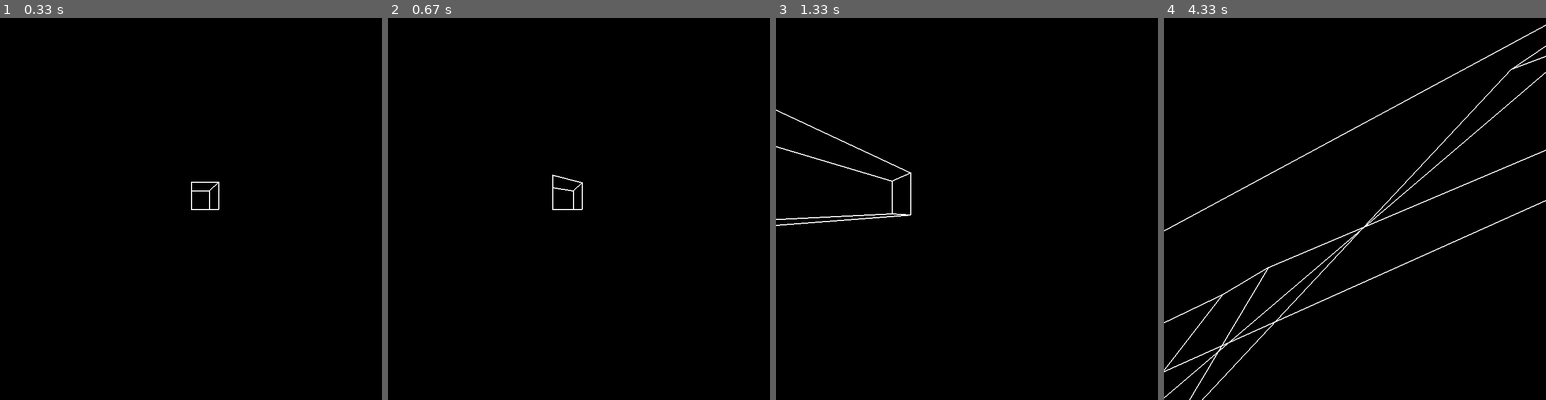
Above: before the commit, frames 1-4 (left to right).
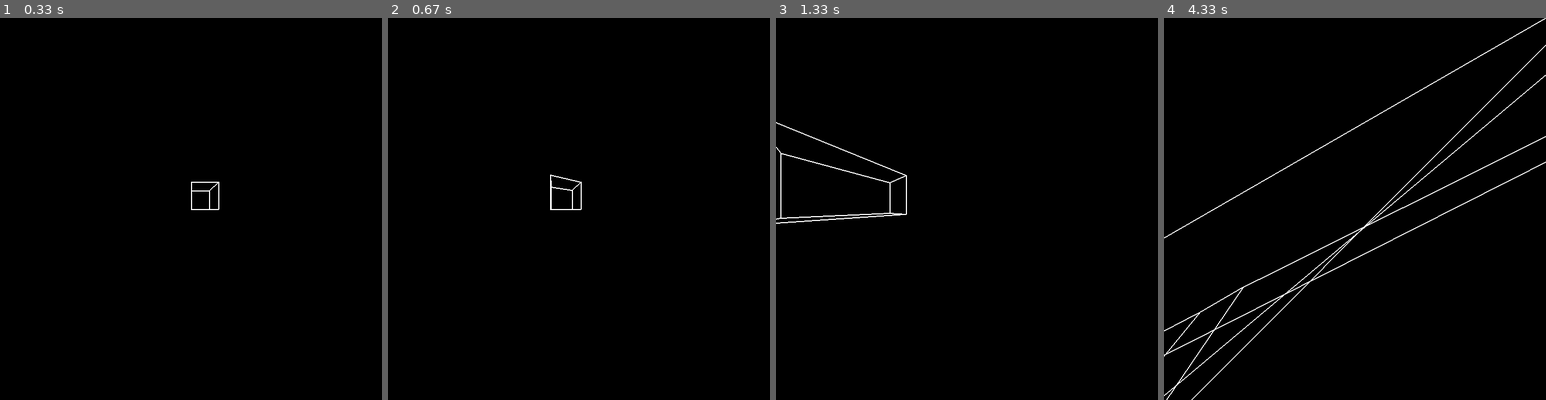
Above: after the commit, the same moments.

Repository: Anthony-Gambale/Pygame-3D
Game: pygame game, started from src/main.py
The game is run twice, just before and just after one commit, with the same random seed, the same clock (stepped at 60 frames per second) and the same inputs.
Inputs:
- Up to frame 1 (0.33 s): no input
- Up to frame 2 (0.67 s): hold W from 0.33 s (still down); hold Right from 0.33 s (still down)
- Up to frame 3 (1.33 s): release W at 0.8 s; release Right at 0.8 s; hold Right 0.83-1.3 s; hold D 0.83-1.3 s; tap Space at 0.9 s
- Up to frame 4 (4.33 s): hold Up 1.33-1.63 s; hold W 1.33-1.63 s; tap Space at 1.4, 1.73, 2.23, 2.53, 2.8, 3.13, 3.57, 3.97, 4.27 s; hold Right 1.67-2.13 s; hold D 1.67-2.13 s; hold Left 2.17-2.7 s; hold A 2.17-2.7 s; tap Shift at 2.32, 3.65 s; hold Down 2.73-3.03 s; hold S 2.73-3.03 s; hold Left 3.07-3.47 s; hold A 3.07-3.47 s; hold Up 3.5-3.87 s; hold W 3.5-3.87 s; hold Right from 3.9 s (still down); hold D from 3.9 s (still down)

Frame 1 is identical in both runs. In frame 2, 0.2% of the frame differs, in the area x 42-51%, y 41-51%; in frame 3, 0.9%; in frame 4, 2.8%, in the area x 0-100%, y 0-100%.

Commit message:
changed movement controls

Diff:
--- a/src/camera.py
+++ b/src/camera.py
@@ -35,6 +35,25 @@
         self.update() # update the screen position
 
 
+    def move_forward(self):
+        """move the camera 'forward' relatiev to normal vector"""
+        self.translate(self.n.scale(7))
+
+
+    def move_backward(self):
+        """move the camera 'backward' relative to normal vector"""
+        self.translate(self.n.scale(-7))
+
+
+    def move_right(self):
+        """move the camera 'right' relative to basis vector"""
+        self.translate(self.bx.scale(7))
+
+    def move_left(self):
+        """move the camera 'left' relative to basis vector"""
+        self.translate(self.bx.scale(-7))
+
+
     def turn_x(self, a):
         """take some angle a in radians and rotate the normal vector. see https://en.wikipedia.org/wiki/Rotation_matrix#In_three_dimensions"""
 
--- a/src/main.py
+++ b/src/main.py
@@ -41,13 +41,13 @@
     if keys[pygame.K_DOWN]:
         scene.camera.turn_x(0.15)
     if keys[ord('w')]:
-        scene.camera.translate(Vec3([0, 0, 7]))
+        scene.camera.move_forward()
     if keys[ord('a')]:
-        scene.camera.translate(Vec3([-7, 0, 0]))
+        scene.camera.move_left()
     if keys[ord('s')]:
-        scene.camera.translate(Vec3([0, 0, -7]))
+        scene.camera.move_backward()
     if keys[ord('d')]:
-        scene.camera.translate(Vec3([7, 0, 0]))
+        scene.camera.move_right()
     if keys[pygame.K_LSHIFT]:
         scene.camera.translate(Vec3([0, -7, 0]))
     if keys[pygame.K_SPACE]:
